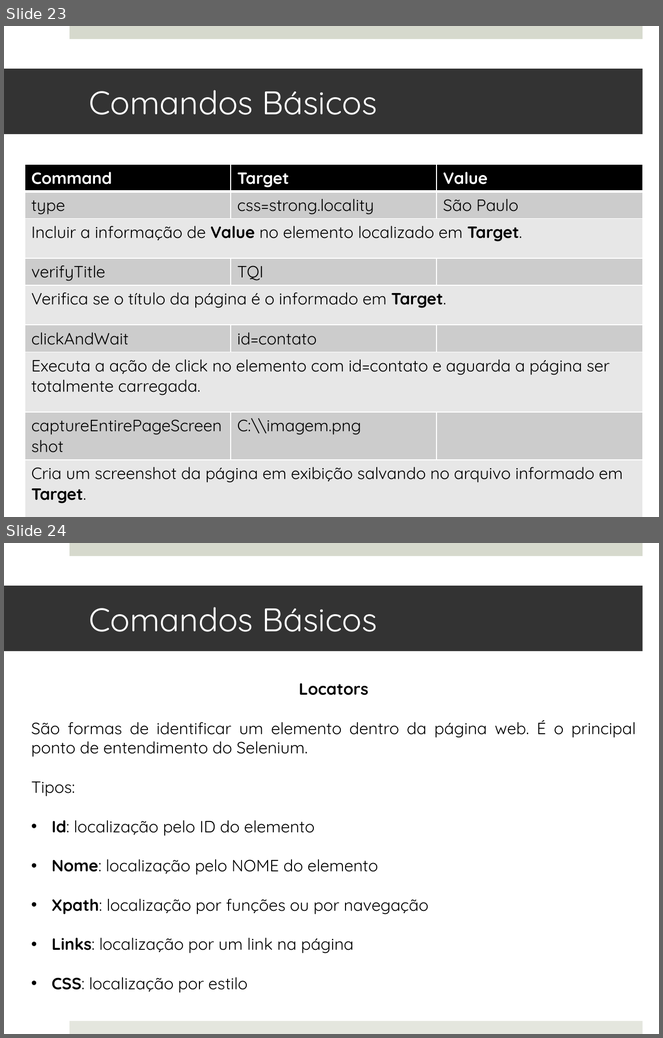
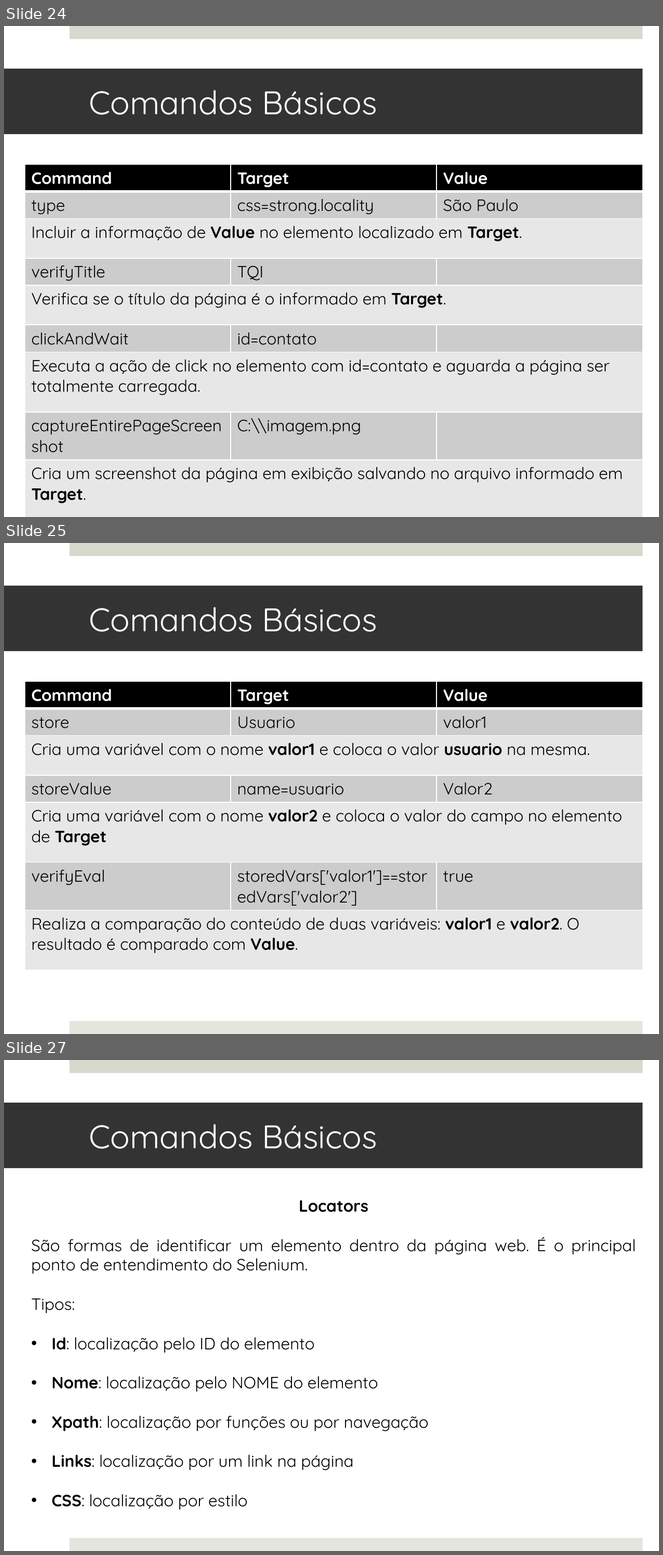
Before and after one commit to renatoguarato/selenium, a slide deck: apresentacao/SeleniumIDE.pptx. Shown one above the other, each under a label of ours: slides 23 and 24 before the commit, slides 24, 25 and 27 after it; the slides between them are not shown. The pictures are 663x1038 and 663x1555 pixels, drawn with LibreOffice and Linux fonts; fonts in the diff are those of the drawing. Boxes give left, top, right and bottom in pixels: in the first picture for what was removed or moved away, otherwise in the second. Text is boxed around its words. In the diff, an @@ line names an element or a change of style, - is before the commit and + after.

```diff
--- a/apresentacao/SeleniumIDE.pptx
+++ b/apresentacao/SeleniumIDE.pptx
@@ slide 25 added at (x1=4, y1=543, x2=659, y2=1034), background #FFFFFF; not listed: 2 template elements that a slide beside it also shows @@
@@ title added at (x1=4, y1=586, x2=643, y2=651), fill #333333, 36 pt, text #FFFFFF @@
+Comandos Básicos
@@ table added at (x1=25, y1=681, x2=642, y2=961), 7 rows, 3 columns @@
+Command | Target | Value
+store | Usuario | valor1
+Cria uma variável com o nome valor1 e coloca o valor usuario na mesma. |  | 
+storeValue | name=usuario | Valor2
+Cria uma variável com o nome valor2 e coloca o valor do campo no elemento de Target |  | 
+verifyEval | storedVars['valor1']==storedVars['valor2'] | true
+Realiza a comparação do conteúdo de duas variáveis: valor1 e valor2. O resultado é comparado com Value. |  | 
@@ what was slide 23 is now slide 24 @@
@@ what was slide 24 is now slide 27 @@
```
Also in this commit, not shown: 1 slide changed, 2 other slides added.
